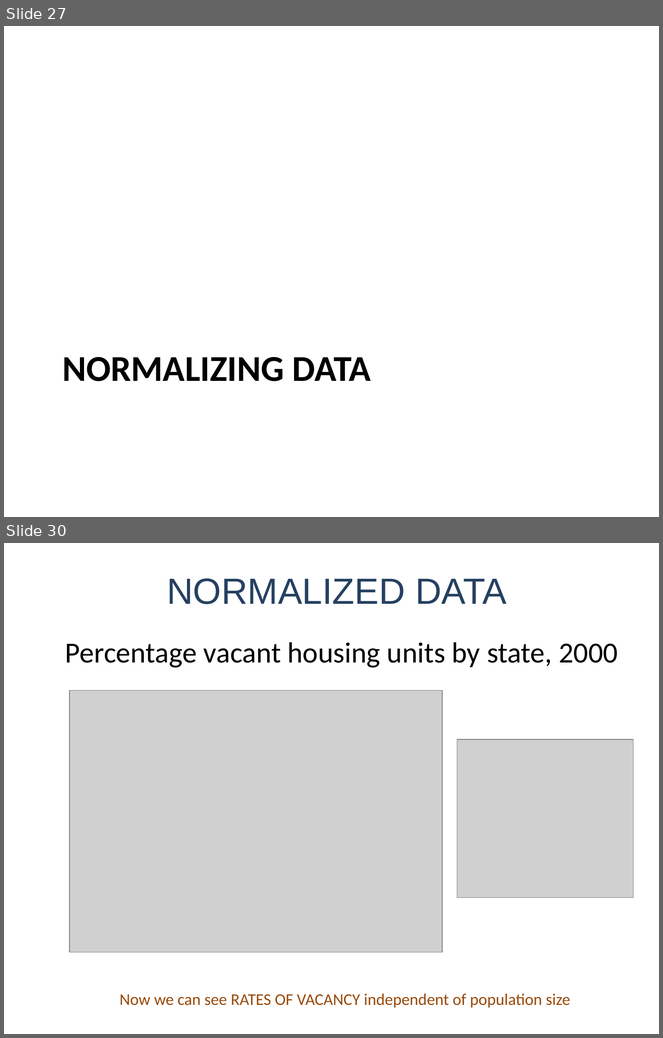
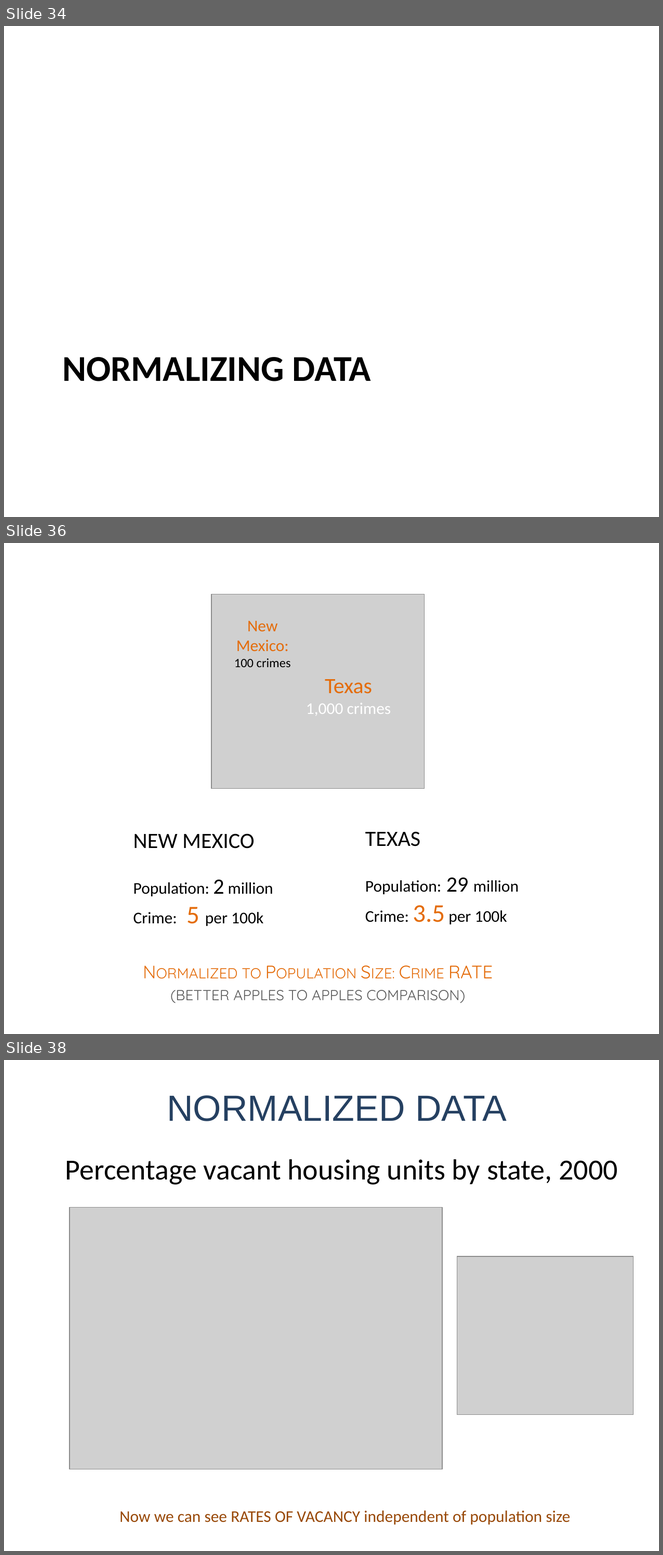
Before and after one commit to DS4PS/cpp-529-fall-2020, a slide deck: lectures/p-05-visual-narrative.pptx. Shown one above the other, each under a label of ours: slides 27 and 30 before the commit, slides 34, 36 and 38 after it; the slides between them are not shown. The pictures are 663x1038 and 663x1555 pixels, drawn with LibreOffice and Linux fonts; fonts in the diff are those of the drawing; grey boxes stand for pictures. Boxes give left, top, right and bottom in pixels: in the first picture for what was removed or moved away, otherwise in the second. Text is boxed around its words. In the diff, an @@ line names an element or a change of style, - is before the commit and + after.

```diff
--- a/lectures/p-05-visual-narrative.pptx
+++ b/lectures/p-05-visual-narrative.pptx
@@ slide 36 added at [4,543,659,1034], background #FFFFFF @@
@@ picture added at [211,594,425,788] @@
@@ text added at [234,620,291,667], 18 pt, text #E46C0A @@
+New
+Mexico:
+100 crimes
@@ text added at [306,679,391,716], 18 pt, text #FFFFFF @@
+Texas
+1,000 crimes
@@ text added at [133,834,273,926], 18 pt, text #000000 @@
+NEW MEXICO
+Population: 2 million
+Crime: 5 per 100k
@@ text added at [365,832,519,925], 18 pt, text #000000 @@
+TEXAS
+Population: 29 million
+Crime: 3.5 per 100k
@@ text added at [170,966,493,1003], 20 pt, text #E46C0A, small capitals @@
+Normalized to Population Size: Crime RATE
+(better apples to apples comparison)
@@ what was slide 27 is now slide 34 @@
@@ what was slide 30 is now slide 38 @@
```
Also in this commit, not shown: 3 slides changed, 12 other slides added, 2 slides removed, 1 other file.
